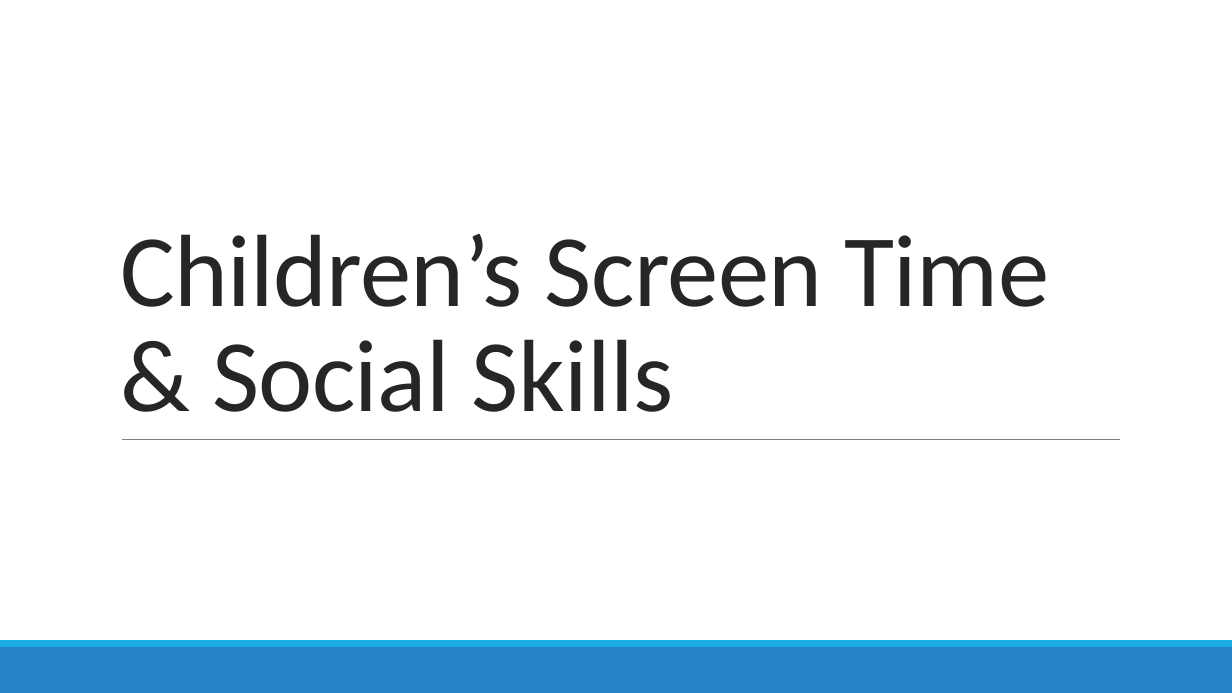
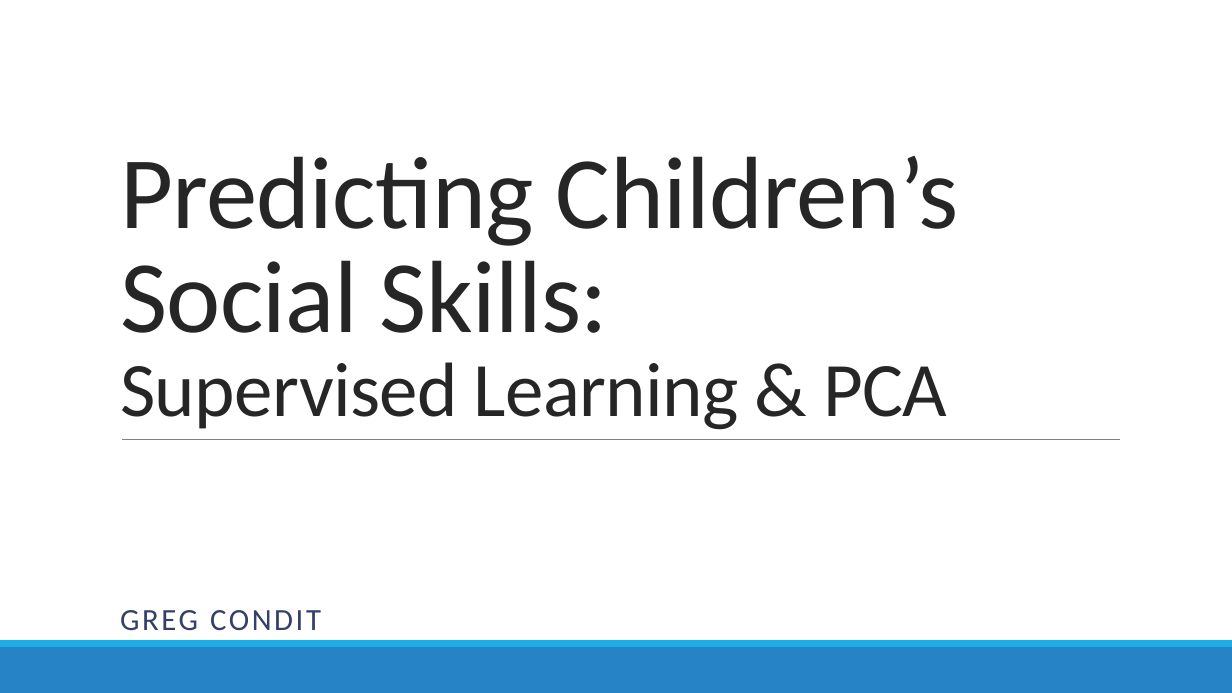
Before and after one commit to conditg/predicting-disruption, a slide deck: slide 1 of DisruptCapstone.pptx. Drawn at 1232x693 pixels with LibreOffice and Linux fonts; fonts in the diff are those of the drawing. Boxes give left, top, right and bottom in pixels: in the first picture for what was removed or moved away, otherwise in the second. Text is boxed around its words. In the diff, an @@ line names an element or a change of style, - is before the commit and + after.

```diff
--- a/DisruptCapstone.pptx
+++ b/DisruptCapstone.pptx
@@ title at (x1=120, y1=156, x2=959, y2=430): text changed @@
-Children’s Screen Time & Social Skills
+Predicting Children’s Social Skills:
+Supervised Learning & PCA
@@ subtitle added at (x1=120, y1=610, x2=321, y2=630), 24 pt, text #344068 @@
+GREG CONDIT
```
Also in this commit, not shown: 12 other slides changed, 4 slides added, 1 other file.
